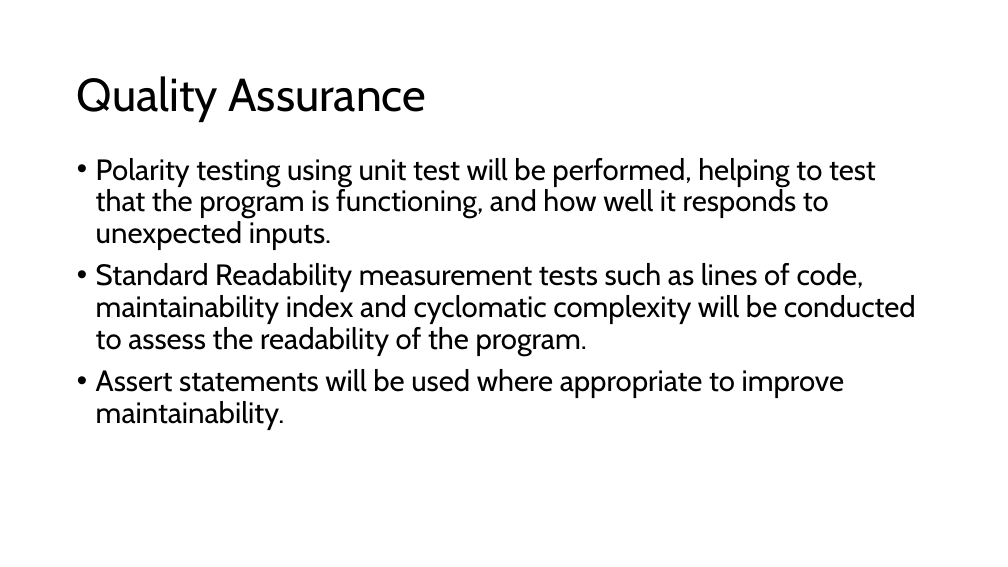
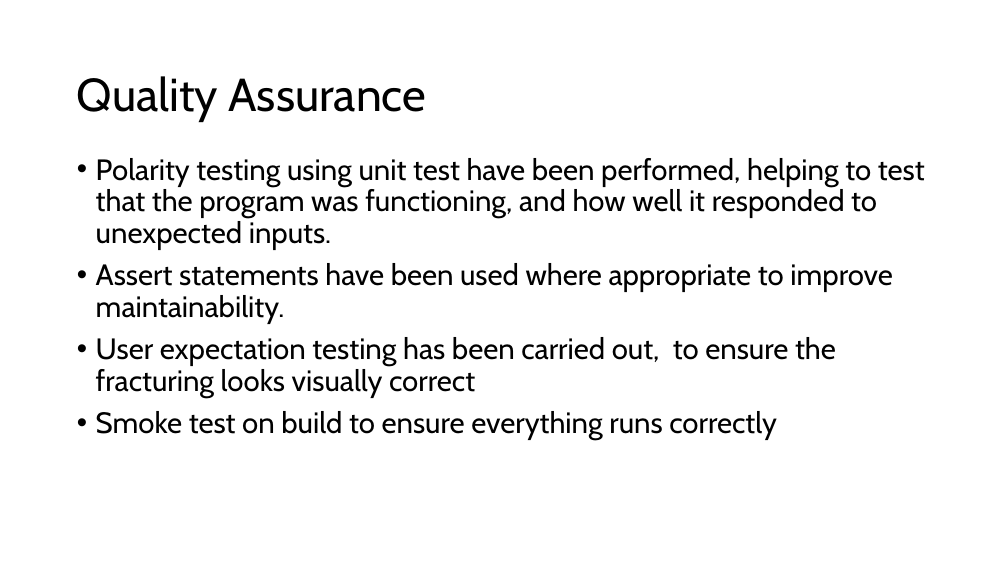
Before and after one commit to SamLGameDev/SamsEngine, a slide deck: slide 11 of Disertation/Proposal Presentation.pptx. Drawn at 1008x567 pixels with LibreOffice and Linux fonts; fonts in the diff are those of the drawing. Boxes give left, top, right and bottom in pixels: in the first picture for what was removed or moved away, otherwise in the second. Text is boxed around its words. In the diff, an @@ line names an element or a change of style, - is before the commit and + after.

```diff
--- a/Disertation/Proposal Presentation.pptx
+++ b/Disertation/Proposal Presentation.pptx
@@ text at (x1=96, y1=158, x2=925, y2=441): text changed @@
-• Polarity testing using unit test will be performed, helping to test that the program is functioning, and how well it responds to unexpected inputs.
-• Standard Readability measurement tests such as lines of code, maintainability index and cyclomatic complexity will be conducted to assess the readability of the program.
-• Assert statements will be used where appropriate to improve maintainability.
+• Polarity testing using unit test have been performed, helping to test that the program was functioning, and how well it responded to unexpected inputs.
+• Assert statements have been used where appropriate to improve maintainability.
+• User expectation testing has been carried out, to ensure the fracturing looks visually correct
+• Smoke test on build to ensure everything runs correctly
```
Also in this commit, not shown: 8 other slides changed, 15 slides added, 3 slides removed, 1 other file.
